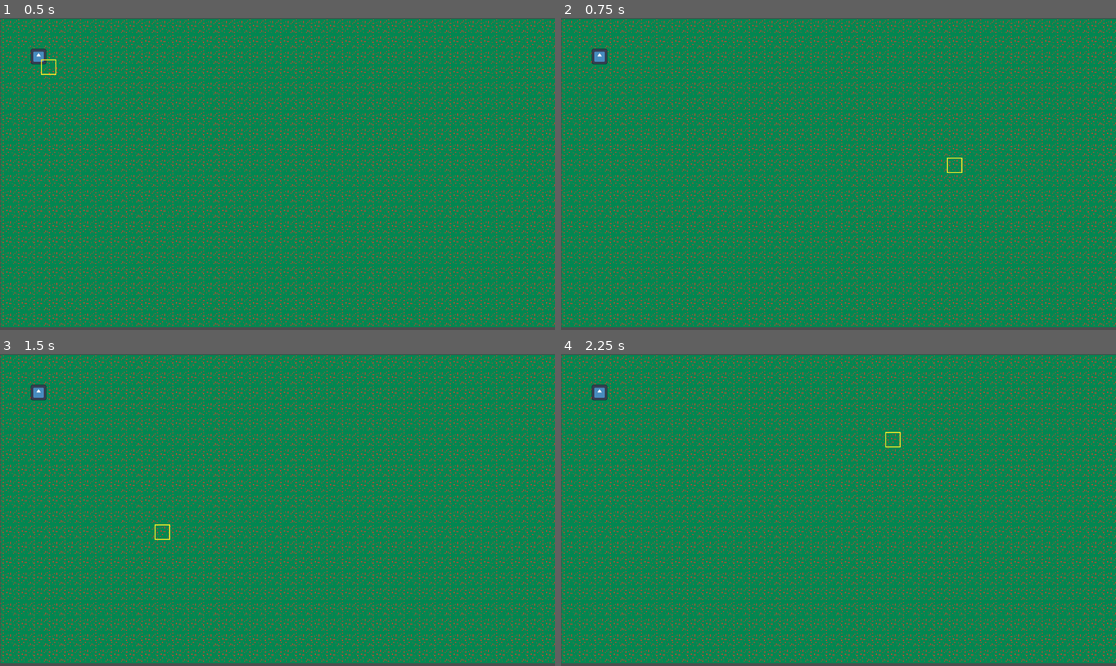
Above: before the commit, frames 1-4 (two rows, left to right).
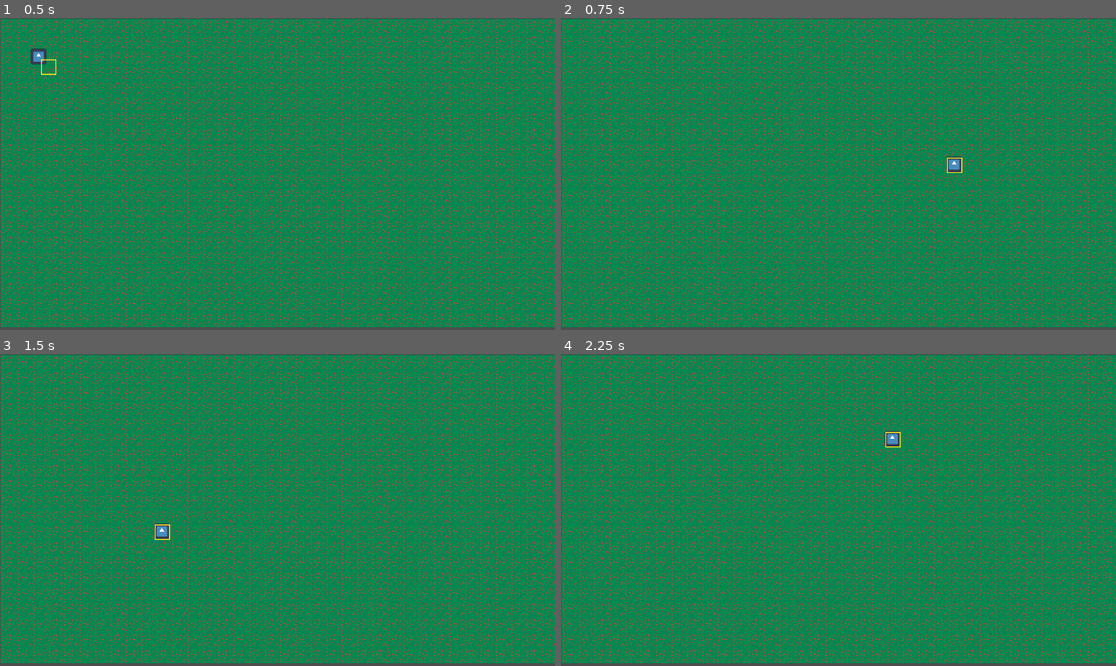
Above: after the commit, the same moments.

Repository: JacobsDevs/dndswat
Game: Godot game, scene res://Scenes/world.tscn
Two runs of this game, one before a commit and one after it. Both use one fixed random seed, a clock stepped at 60 frames per second and the inputs below. The engine's default icon, where the game draws it, is replaced by a stand-in: a white triangle on a blue panel in a dark square.
Inputs (mouse positions are in pixels of both pictures, inside the frame that each line leads up to):
- Up to frame 1 (0.5 s): no input
- Up to frame 2 (0.75 s): tap Enter at 0.5 s; move the mouse to (960, 158) at 0.52 s; click (960, 158) at 0.6 s
- Up to frame 3 (1.5 s): tap Space at 1.25 s; move the mouse to (166, 525) at 1.27 s; click (166, 525) at 1.35 s
- Up to frame 4 (2.25 s): tap Enter at 2 s; move the mouse to (894, 441) at 2.02 s; click (894, 441) at 2.1 s

Frame 1 is identical in both runs. In frame 2, 0.3% of the frame differs, in the area x 5-73%, y 9-50%; in frame 3, 0.3%; in frame 4, 0.3%.

Commit message:
add: TurnHandler

Diff:
--- a/Scenes/world.tscn
+++ b/Scenes/world.tscn
@@ -1,9 +1,10 @@
-[gd_scene load_steps=7 format=4 uid="uid://gmdepxlmmfuy"]
+[gd_scene load_steps=9 format=4 uid="uid://gmdepxlmmfuy"]
 
 [ext_resource type="Texture2D" uid="uid://dlo7vwaeme6lc" path="res://Sprites/Tiles/Grass.png" id="1_a16wb"]
 [ext_resource type="Script" path="res://Scripts/tile_map_layer.gd" id="2_0yk47"]
 [ext_resource type="PackedScene" uid="uid://5gfglghifsu0" path="res://Scenes/player.tscn" id="2_7meun"]
 [ext_resource type="Script" path="res://Scripts/input_handler.gd" id="3_4jk2y"]
+[ext_resource type="Script" path="res://Scripts/turn_handler.gd" id="5_khh44"]
 
 [sub_resource type="TileSetAtlasSource" id="TileSetAtlasSource_em38j"]
 texture = ExtResource("1_a16wb")
@@ -17,6 +18,12 @@
 tile_size = Vector2i(32, 32)
 sources/0 = SubResource("TileSetAtlasSource_em38j")
 
+[sub_resource type="NavigationPolygon" id="NavigationPolygon_sdpea"]
+vertices = PackedVector2Array(1142, 630, 10, 630, 10, 10, 1142, 10)
+polygons = Array[PackedInt32Array]([PackedInt32Array(0, 1, 2, 3)])
+outlines = Array[PackedVector2Array]([PackedVector2Array(0, 0, 1152, 0, 1152, 640, 0, 640)])
+cell_size = 32.0
+
 [node name="World" type="Node2D"]
 
 [node name="TileMapLayer" type="TileMapLayer" parent="."]
@@ -25,9 +32,16 @@
 tile_set = SubResource("TileSet_wat6a")
 script = ExtResource("2_0yk47")
 
-[node name="CharacterBody2D" parent="." instance=ExtResource("2_7meun")]
+[node name="NavigationRegion2D" type="NavigationRegion2D" parent="TileMapLayer"]
+position = Vector2(-1, -2)
+navigation_polygon = SubResource("NavigationPolygon_sdpea")
+
+[node name="Character" parent="." instance=ExtResource("2_7meun")]
 position = Vector2(80, 80)
 
 [node name="InputHandler" type="Node2D" parent="."]
 position = Vector2(1, 2)
 script = ExtResource("3_4jk2y")
+
+[node name="TurnHandler" type="Node" parent="."]
+script = ExtResource("5_khh44")
--- a/Scripts/input_handler.gd
+++ b/Scripts/input_handler.gd
@@ -2,6 +2,7 @@
 
 @onready var world: Node2D = $".."
 @onready var tile_map_layer: TileMapLayer = $"../TileMapLayer"
+@onready var character: CharacterBody2D = $"../Character"
 const SELECTOR = preload("res://Scenes/Selector.tscn")
 var inst
 
@@ -13,13 +14,15 @@
 	add_child(instance)
 
 func _input(event) -> void:
-	if event is InputEventMouseMotion:
+	if event is InputEventMouseMotion or event is InputEventMouseButton:
 		var loc = tile_map_layer.local_to_map(event.global_position)
-		print("Coods is " + str(tile_map_layer.local_to_map(event.global_position)))
-		inst.position = tile_map_layer.map_to_local(loc)
-	if event is InputEventMouseButton:
-		if Input.is_action_just_released("left_click"):
-			print("Click")
+		if event is InputEventMouseMotion:
+			print("Coods is " + str(tile_map_layer.local_to_map(event.global_position)))
+			inst.position = tile_map_layer.map_to_local(loc)
+		if event is InputEventMouseButton:
+			if Input.is_action_just_released("left_click"):
+				print("Ok!")
+				character.position = tile_map_layer.map_to_local(loc)
 
 # Called every frame. 'delta' is the elapsed time since the previous frame.
 func _process(delta: float) -> void:
--- a/Scripts/tile_map_layer.gd
+++ b/Scripts/tile_map_layer.gd
@@ -3,7 +3,7 @@
 
 # Called when the node enters the scene tree for the first time.
 func _ready() -> void:
-	pass # Replace with function body.
+	print(get_used_cells())
 
 # Called every frame. 'delta' is the elapsed time since the previous frame.
 func _process(delta: float) -> void:
--- /dev/null
+++ b/Scripts/turn_handler.gd
@@ -0,0 +1,19 @@
+extends Node
+
+var actor_list: Array = []
+var active_actor
+# Called when the node enters the scene tree for the first time.
+func _ready() -> void:
+	pass # Replace with function body.
+
+
+# Called every frame. 'delta' is the elapsed time since the previous frame.
+func _process(delta: float) -> void:
+	pass
+
+# Gets the next actor in the actor_list
+func get_next():
+	return actor_list.pop_front()
+
+func preview_next():
+	return actor_list[0]
